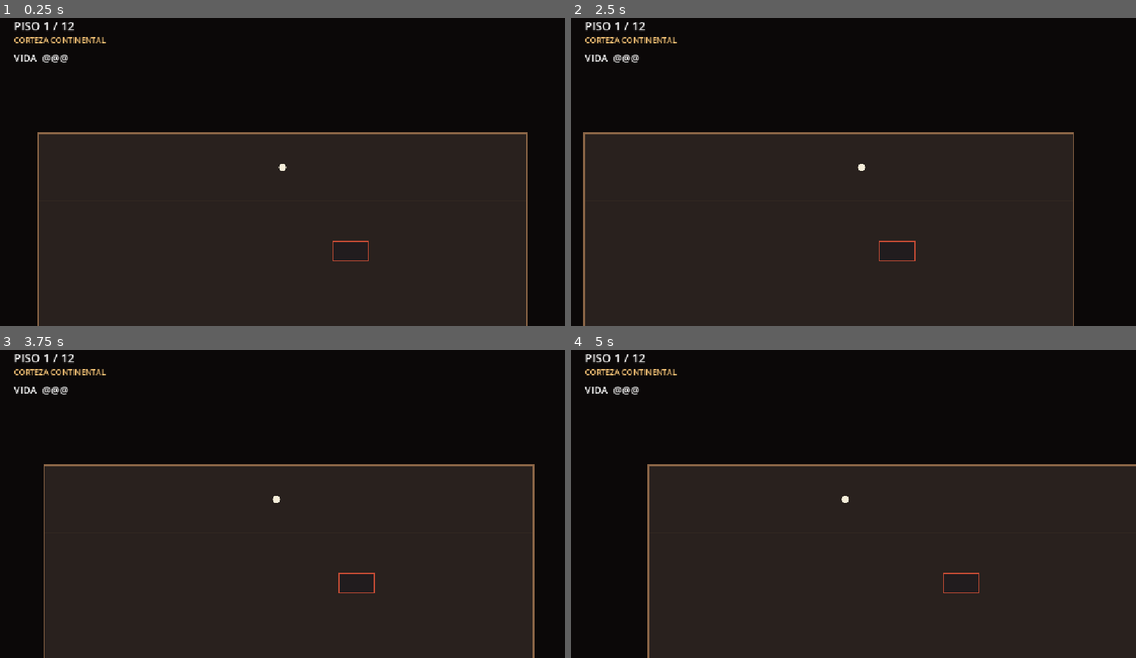
Above: before the commit, frames 1-4 (two rows, left to right).
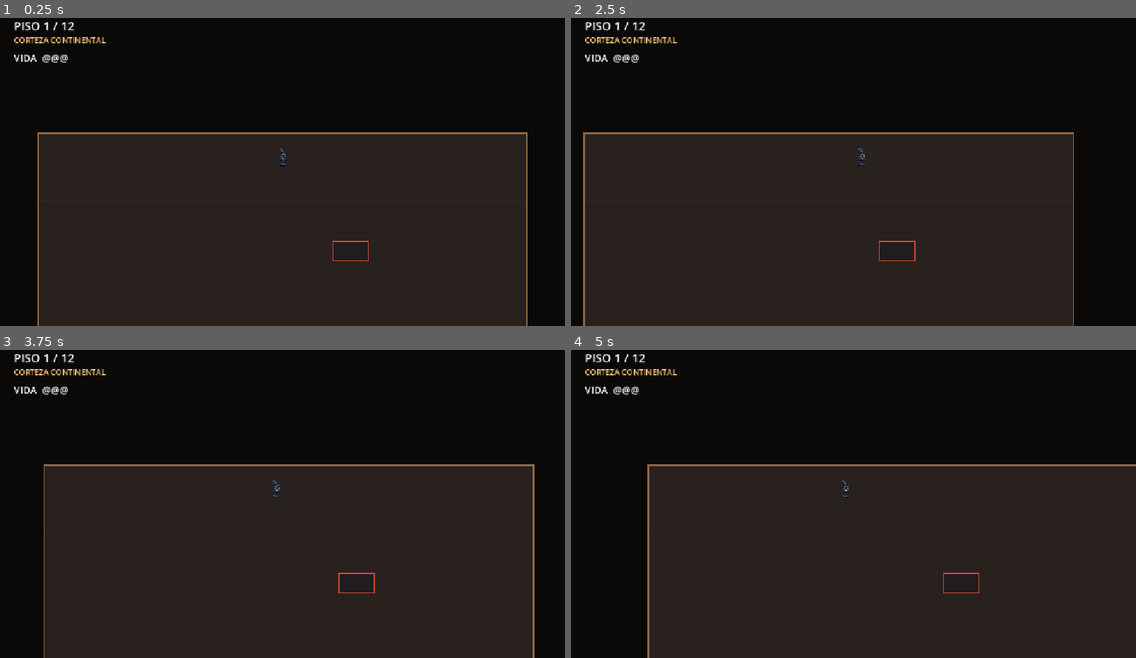
Above: after the commit, the same moments.

Repository: MatiasRodrigo0502/Vacio
Game: Godot game, scene res://scenes/Principal.tscn
Same seed, same stepped clock (60 frames per second), same inputs: the game is played once before the commit and once after it.
Inputs:
- Up to frame 1 (0.25 s): no input
- Up to frame 2 (2.5 s): tap Enter at 0.5 s; hold D (mover_derecha) 0.53-1.28 s; hold R (reiniciar_partida) 0.53-1.28 s; hold S (mover_abajo) 1.28-2.03 s; tap R (reiniciar_partida) at 1.35 s; hold D (mover_derecha) from 2.03 s (still down); hold R (reiniciar_partida) from 2.03 s (still down)
- Up to frame 3 (3.75 s): release D (mover_derecha) at 2.78 s; release R (reiniciar_partida) at 2.78 s; hold W (mover_arriba) 2.78-3.53 s; tap R (reiniciar_partida) at 2.85 s; hold A (mover_izquierda) from 3.53 s (still down); hold R (reiniciar_partida) from 3.53 s (still down)
- Up to frame 4 (5 s): keep holding A (mover_izquierda); release R (reiniciar_partida) at 4.28 s; tap R (reiniciar_partida) at 4.35 s

The runs differ from the first frame. In frame 1, less than 0.1% of the frame differs, in the area x 49-51%, y 42-50%; in frame 2, less than 0.1%; in frame 3, less than 0.1%; in frame 4, less than 0.1%.

Commit message:
El jugador pasa a ser el mago (BlueWizard) con animaciones
Sustituye el circulo provisional dibujado con _draw() por un
AnimatedSprite2D con las animaciones de reposo y de andar.

- assets/personaje: 40 frames de 73x128 recortados de los originales de
  512x512 (el personaje solo ocupaba 160x280 dentro del lienzo) y
  reescalados. La caja de recorte es comun a todas las animaciones para
  que el mago no salte al cambiar de una a otra: 4,1 MB -> 441 KB.
- animaciones_mago.tres: SpriteFrames con "quieto" (12 fps) y
  "caminar" (20 fps).
- jugador.gd elige la animacion por la velocidad real y no por la tecla
  pulsada, asi el mago sigue andando mientras se desliza por inercia.
  El aviso de invulnerabilidad pasa de _draw() a modulate, porque este
  pack no trae pose de golpe.
- El origen del nodo queda a los pies y la colision (radio 15) cubre la
  base de la tunica: en cenital choca la huella en el suelo, no la cabeza.
- CREDITS.md con la procedencia del arte. Los packs originales (97 MB) se
  quedan fuera del repositorio a proposito.

Verificado en headless: import limpio, animaciones cargadas (20+20
frames), cambio quieto/caminar segun movimiento, dano con
invulnerabilidad y recorrido completo de los 12 pisos hasta la victoria.

Co-Authored-By: Claude Opus 5 <noreply@anthropic.com>

Diff:
--- /dev/null
+++ b/assets/personaje/animaciones_mago.tres
@@ -0,0 +1,175 @@
+[gd_resource type="SpriteFrames" load_steps=41 format=3]
+
+[ext_resource type="Texture2D" path="res://assets/personaje/caminar_00.png" id="c_00"]
+[ext_resource type="Texture2D" path="res://assets/personaje/caminar_01.png" id="c_01"]
+[ext_resource type="Texture2D" path="res://assets/personaje/caminar_02.png" id="c_02"]
+[ext_resource type="Texture2D" path="res://assets/personaje/caminar_03.png" id="c_03"]
+[ext_resource type="Texture2D" path="res://assets/personaje/caminar_04.png" id="c_04"]
+[ext_resource type="Texture2D" path="res://assets/personaje/caminar_05.png" id="c_05"]
+[ext_resource type="Texture2D" path="res://assets/personaje/caminar_06.png" id="c_06"]
+[ext_resource type="Texture2D" path="res://assets/personaje/caminar_07.png" id="c_07"]
+[ext_resource type="Texture2D" path="res://assets/personaje/caminar_08.png" id="c_08"]
+[ext_resource type="Texture2D" path="res://assets/personaje/caminar_09.png" id="c_09"]
+[ext_resource type="Texture2D" path="res://assets/personaje/caminar_10.png" id="c_10"]
+[ext_resource type="Texture2D" path="res://assets/personaje/caminar_11.png" id="c_11"]
+[ext_resource type="Texture2D" path="res://assets/personaje/caminar_12.png" id="c_12"]
+[ext_resource type="Texture2D" path="res://assets/personaje/caminar_13.png" id="c_13"]
+[ext_resource type="Texture2D" path="res://assets/personaje/caminar_14.png" id="c_14"]
+[ext_resource type="Texture2D" path="res://assets/personaje/caminar_15.png" id="c_15"]
+[ext_resource type="Texture2D" path="res://assets/personaje/caminar_16.png" id="c_16"]
+[ext_resource type="Texture2D" path="res://assets/personaje/caminar_17.png" id="c_17"]
+[ext_resource type="Texture2D" path="res://assets/personaje/caminar_18.png" id="c_18"]
+[ext_resource type="Texture2D" path="res://assets/personaje/caminar_19.png" id="c_19"]
+[ext_resource type="Texture2D" path="res://assets/personaje/quieto_00.png" id="q_00"]
+[ext_resource type="Texture2D" path="res://assets/personaje/quieto_01.png" id="q_01"]
+[ext_resource type="Texture2D" path="res://assets/personaje/quieto_02.png" id="q_02"]
+[ext_resource type="Texture2D" path="res://assets/personaje/quieto_03.png" id="q_03"]
+[ext_resource type="Texture2D" path="res://assets/personaje/quieto_04.png" id="q_04"]
+[ext_resource type="Texture2D" path="res://assets/personaje/quieto_05.png" id="q_05"]
+[ext_resource type="Texture2D" path="res://assets/personaje/quieto_06.png" id="q_06"]
+[ext_resource type="Texture2D" path="res://assets/personaje/quieto_07.png" id="q_07"]
+[ext_resource type="Texture2D" path="res://assets/personaje/quieto_08.png" id="q_08"]
+[ext_resource type="Texture2D" path="res://assets/personaje/quieto_09.png" id="q_09"]
+[ext_resource type="Texture2D" path="res://assets/personaje/quieto_10.png" id="q_10"]
+[ext_resource type="Texture2D" path="res://assets/personaje/quieto_11.png" id="q_11"]
+[ext_resource type="Texture2D" path="res://assets/personaje/quieto_12.png" id="q_12"]
+[ext_resource type="Texture2D" path="res://assets/personaje/quieto_13.png" id="q_13"]
+[ext_resource type="Texture2D" path="res://assets/personaje/quieto_14.png" id="q_14"]
+[ext_resource type="Texture2D" path="res://assets/personaje/quieto_15.png" id="q_15"]
+[ext_resource type="Texture2D" path="res://assets/personaje/quieto_16.png" id="q_16"]
+[ext_resource type="Texture2D" path="res://assets/personaje/quieto_17.png" id="q_17"]
+[ext_resource type="Texture2D" path="res://assets/personaje/quieto_18.png" id="q_18"]
+[ext_resource type="Texture2D" path="res://assets/personaje/quieto_19.png" id="q_19"]
+
+[resource]
+animations = [{
+"frames": [{
+"duration": 1.0,
+"texture": ExtResource("c_00")
+}, {
+"duration": 1.0,
+"texture": ExtResource("c_01")
+}, {
+"duration": 1.0,
+"texture": ExtResource("c_02")
+}, {
+"duration": 1.0,
+"texture": ExtResource("c_03")
+}, {
+"duration": 1.0,
+"texture": ExtResource("c_04")
+}, {
+"duration": 1.0,
+"texture": ExtResource("c_05")
+}, {
+"duration": 1.0,
+"texture": ExtResource("c_06")
+}, {
+"duration": 1.0,
+"texture": ExtResource("c_07")
+}, {
+"duration": 1.0,
+"texture": ExtResource("c_08")
+}, {
+"duration": 1.0,
+"texture": ExtResource("c_09")
+}, {
+"duration": 1.0,
+"texture": ExtResource("c_10")
+}, {
+"duration": 1.0,
+"texture": ExtResource("c_11")
+}, {
+"duration": 1.0,
+"texture": ExtResource("c_12")
+}, {
+"duration": 1.0,
+"texture": ExtResource("c_13")
+}, {
+"duration": 1.0,
+"texture": ExtResource("c_14")
+}, {
+"duration": 1.0,
+"texture": ExtResource("c_15")
+}, {
+"duration": 1.0,
+"texture": ExtResource("c_16")
+}, {
+"duration": 1.0,
+"texture": ExtResource("c_17")
+}, {
+"duration": 1.0,
+"texture": ExtResource("c_18")
+}, {
+"duration": 1.0,
+"texture": ExtResource("c_19")
+}],
+"loop": true,
+"name": &"caminar",
+"speed": 20.0
+}, {
+"frames": [{
+"duration": 1.0,
+"texture": ExtResource("q_00")
+}, {
+"duration": 1.0,
+"texture": ExtResource("q_01")
+}, {
+"duration": 1.0,
+"texture": ExtResource("q_02")
+}, {
+"duration": 1.0,
+"texture": ExtResource("q_03")
+}, {
+"duration": 1.0,
+"texture": ExtResource("q_04")
+}, {
+"duration": 1.0,
+"texture": ExtResource("q_05")
+}, {
+"duration": 1.0,
+"texture": ExtResource("q_06")
+}, {
+"duration": 1.0,
+"texture": ExtResource("q_07")
+}, {
+"duration": 1.0,
+"texture": ExtResource("q_08")
+}, {
+"duration": 1.0,
+"texture": ExtResource("q_09")
+}, {
+"duration": 1.0,
+"texture": ExtResource("q_10")
+}, {
+"duration": 1.0,
+"texture": ExtResource("q_11")
+}, {
+"duration": 1.0,
+"texture": ExtResource("q_12")
+}, {
+"duration": 1.0,
+"texture": ExtResource("q_13")
+}, {
+"duration": 1.0,
+"texture": ExtResource("q_14")
+}, {
+"duration": 1.0,
+"texture": ExtResource("q_15")
+}, {
+"duration": 1.0,
+"texture": ExtResource("q_16")
+}, {
+"duration": 1.0,
+"texture": ExtResource("q_17")
+}, {
+"duration": 1.0,
+"texture": ExtResource("q_18")
+}, {
+"duration": 1.0,
+"texture": ExtResource("q_19")
+}],
+"loop": true,
+"name": &"quieto",
+"speed": 12.0
+}]
--- a/scenes/Jugador.tscn
+++ b/scenes/Jugador.tscn
@@ -1,9 +1,10 @@
-[gd_scene load_steps=3 format=3]
+[gd_scene load_steps=4 format=3]
 
 [ext_resource type="Script" path="res://scripts/jugador.gd" id="1_jugador"]
+[ext_resource type="SpriteFrames" path="res://assets/personaje/animaciones_mago.tres" id="2_animaciones"]
 
 [sub_resource type="CircleShape2D" id="CircleShape2D_jugador"]
-radius = 13.0
+radius = 15.0
 
 [node name="Jugador" type="CharacterBody2D"]
 z_index = 10
@@ -12,5 +13,13 @@
 motion_mode = 1
 script = ExtResource("1_jugador")
 
+[node name="Sprite" type="AnimatedSprite2D" parent="."]
+scale = Vector2(0.5, 0.5)
+sprite_frames = ExtResource("2_animaciones")
+animation = &"quieto"
+autoplay = "quieto"
+offset = Vector2(0, -64)
+
 [node name="Forma" type="CollisionShape2D" parent="."]
+position = Vector2(0, -16)
 shape = SubResource("CircleShape2D_jugador")
--- a/scripts/jugador.gd
+++ b/scripts/jugador.gd
@@ -25,8 +25,9 @@
 ## golpe cuando el jugador se queda encima de un obstaculo.
 @export var duracion_invulnerabilidad: float = 1.1
 
-## Radio visual (y de colision) del jugador.
-const RADIO: float = 13.0
+## Por debajo de esta velocidad se considera que el personaje esta parado y se
+## pasa a la animacion de reposo. No es 0 porque la friccion deja residuos.
+const VELOCIDAD_MINIMA_ANDAR: float = 12.0
 
 var vida_actual: int = 0
 
@@ -36,6 +37,12 @@
 var _fase_parpadeo: float = 0.0
 ## Mientras es false el jugador no responde a los controles (cambios de piso).
 var _control_activo: bool = true
+
+## El sprite se escala y se desplaza desde la escena, no desde aqui: el origen
+## del nodo esta a los pies del mago y la forma de colision cubre la base de la
+## tunica. Asi, en vista cenital, lo que choca es la "huella" en el suelo y no
+## la cabeza, que es lo que espera el jugador.
+@onready var _sprite: AnimatedSprite2D = $Sprite
 
 
 func _ready() -> void:
@@ -58,17 +65,34 @@
 		velocity = velocity.move_toward(Vector2.ZERO, friccion * delta)
 
 	move_and_slide()
+	_actualizar_animacion()
+
+
+## Elige la animacion segun el movimiento real, no segun la tecla pulsada: asi
+## el mago sigue "andando" durante el deslizamiento por inercia, que es lo que
+## se ve en pantalla.
+func _actualizar_animacion() -> void:
+	var animacion := &"caminar" if velocity.length() > VELOCIDAD_MINIMA_ANDAR else &"quieto"
+	if _sprite.animation != animacion:
+		_sprite.play(animacion)
 
 
 func _actualizar_invulnerabilidad(delta: float) -> void:
 	if _tiempo_invulnerable <= 0.0:
 		return
+
 	_tiempo_invulnerable -= delta
 	_fase_parpadeo += delta
-	queue_redraw()
+
+	# Parpadeo rojo a ~10 Hz mientras dura la invulnerabilidad. Se hace con
+	# modulate y no cambiando de animacion porque este pack no trae pose de
+	# golpe: asi el aviso funciona sobre cualquier animacion.
+	var encendido := fmod(_fase_parpadeo, 0.2) < 0.1
+	_sprite.modulate = Color(1.0, 0.4, 0.35, 1.0) if encendido else Color(1.0, 1.0, 1.0, 0.45)
+
 	if _tiempo_invulnerable <= 0.0:
 		_fase_parpadeo = 0.0
-		queue_redraw()
+		_sprite.modulate = Color.WHITE
 
 
 ## Aplica dano. Devuelve true solo si el golpe ha contado (util para que el
@@ -81,7 +105,6 @@
 	_tiempo_invulnerable = duracion_invulnerabilidad
 	dano_recibido.emit()
 	vida_cambiada.emit(vida_actual, vida_maxima)
-	queue_redraw()
 
 	if vida_actual == 0:
 		_control_activo = false
@@ -107,25 +130,13 @@
 func restaurar_vida() -> void:
 	vida_actual = vida_maxima
 	_tiempo_invulnerable = 0.0
+	_fase_parpadeo = 0.0
 	_control_activo = true
+	_sprite.modulate = Color.WHITE
 	vida_cambiada.emit(vida_actual, vida_maxima)
-	queue_redraw()
 
 
 ## Congela al jugador (final de partida, transiciones).
 func bloquear_control() -> void:
 	_control_activo = false
 	velocity = Vector2.ZERO
-
-
-# El aspecto se dibuja por codigo en vez de usar un sprite: en Fase 1 no hay
-# arte todavia y asi el repo no arrastra binarios que compliquen los merges.
-func _draw() -> void:
-	var color_base := Color(0.96, 0.93, 0.85)
-	if esta_invulnerable():
-		# Parpadeo a ~10 Hz mientras dura la invulnerabilidad.
-		var visible_ahora := fmod(_fase_parpadeo, 0.2) < 0.1
-		color_base = Color(1.0, 0.45, 0.35, 1.0 if visible_ahora else 0.35)
-
-	draw_circle(Vector2.ZERO, RADIO, color_base)
-	draw_arc(Vector2.ZERO, RADIO, 0.0, TAU, 24, Color(0.1, 0.08, 0.07, 0.9), 2.5, true)
Binary file added: assets/personaje/caminar_00.png
Binary file added: assets/personaje/caminar_01.png
Binary file added: assets/personaje/caminar_02.png
Binary file added: assets/personaje/caminar_03.png
Binary file added: assets/personaje/caminar_04.png
Binary file added: assets/personaje/caminar_05.png
Binary file added: assets/personaje/caminar_06.png
Binary file added: assets/personaje/caminar_07.png
Binary file added: assets/personaje/caminar_08.png
Binary file added: assets/personaje/caminar_09.png
Binary file added: assets/personaje/caminar_10.png
Binary file added: assets/personaje/caminar_11.png
(and 31 more such lines)
